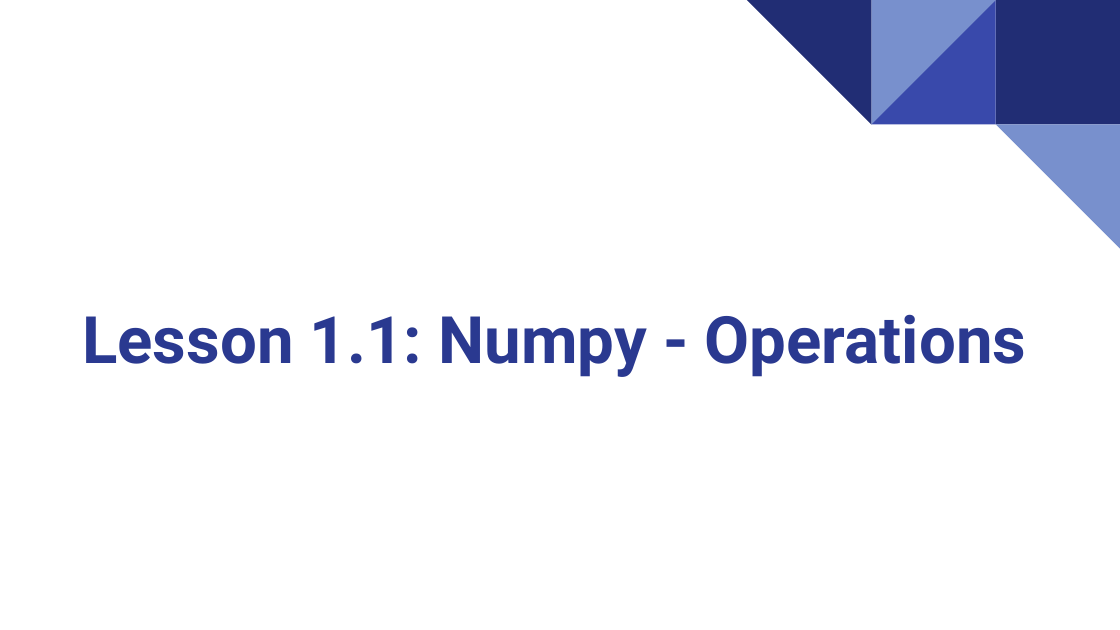
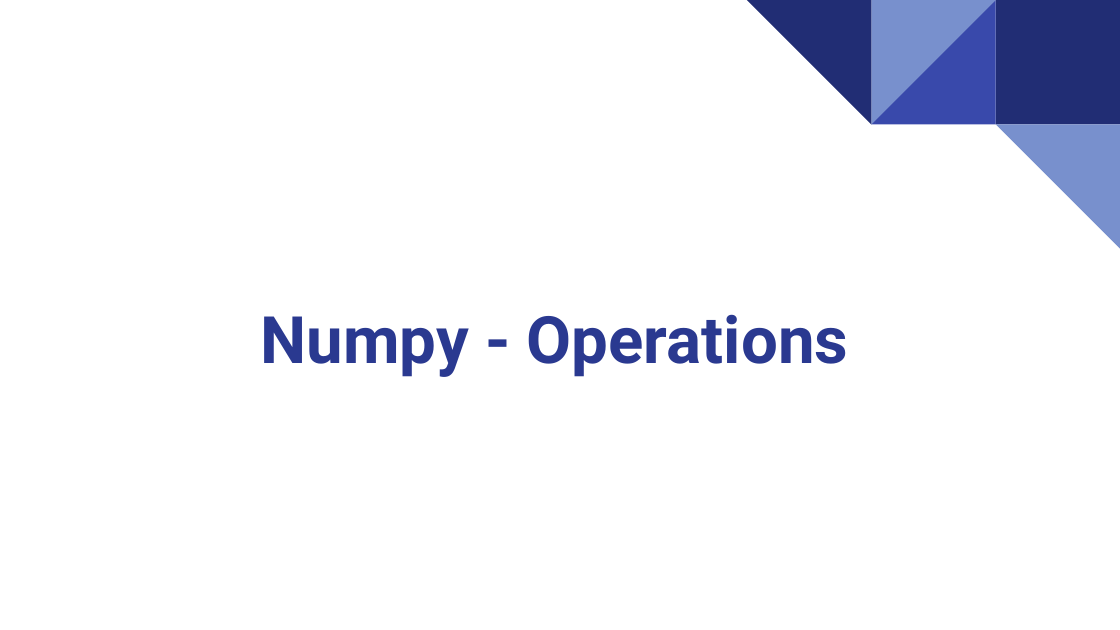
Before and after one commit to wg-training/wg-python-for-data-science-fundamental, a slide deck: slide 10 of slides/12 - Python in Data Science Introduction & Numpy.pptx (slide 11 before the commit). Drawn at 1120x630 pixels with LibreOffice and Linux fonts; fonts in the diff are those of the drawing. Boxes give left, top, right and bottom in pixels: in the first picture for what was removed or moved away, otherwise in the second. Text is boxed around its words. In the diff, an @@ line names an element or a change of style, - is before the commit and + after.

Commit message:
feat: update presentation slides for Python in Data Science and Numpy

```diff
--- a/slides/12 - Python in Data Science Introduction & Numpy.pptx
+++ b/slides/12 - Python in Data Science Introduction & Numpy.pptx
@@ title at [261, 314, 848, 377]: text changed @@
-Lesson 1.1: Numpy - Operations
+Numpy - Operations
```
Also in this commit, not shown: 4 other slides changed, 6 slides added, 7 slides removed, 3 other files.
